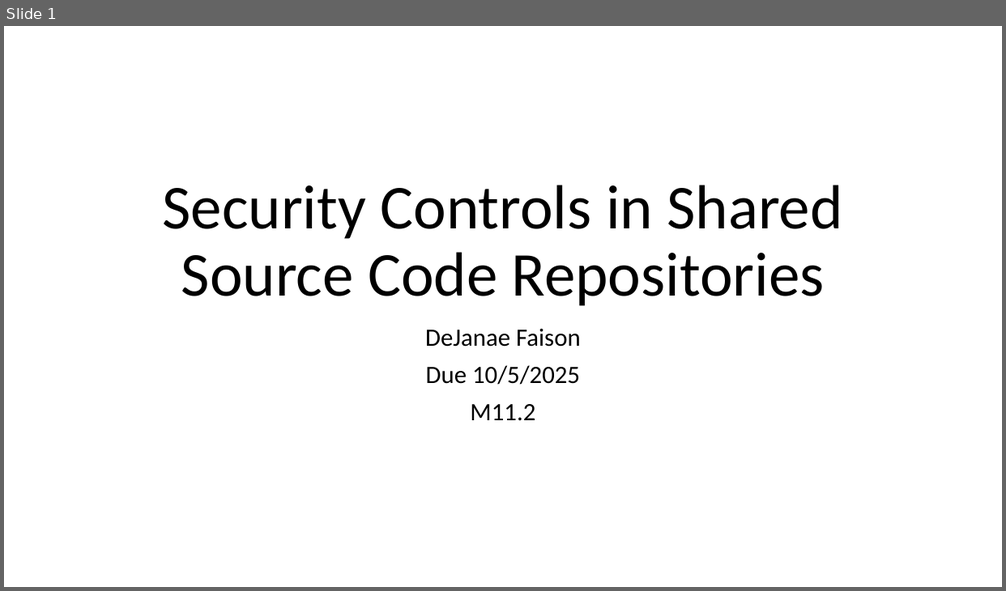
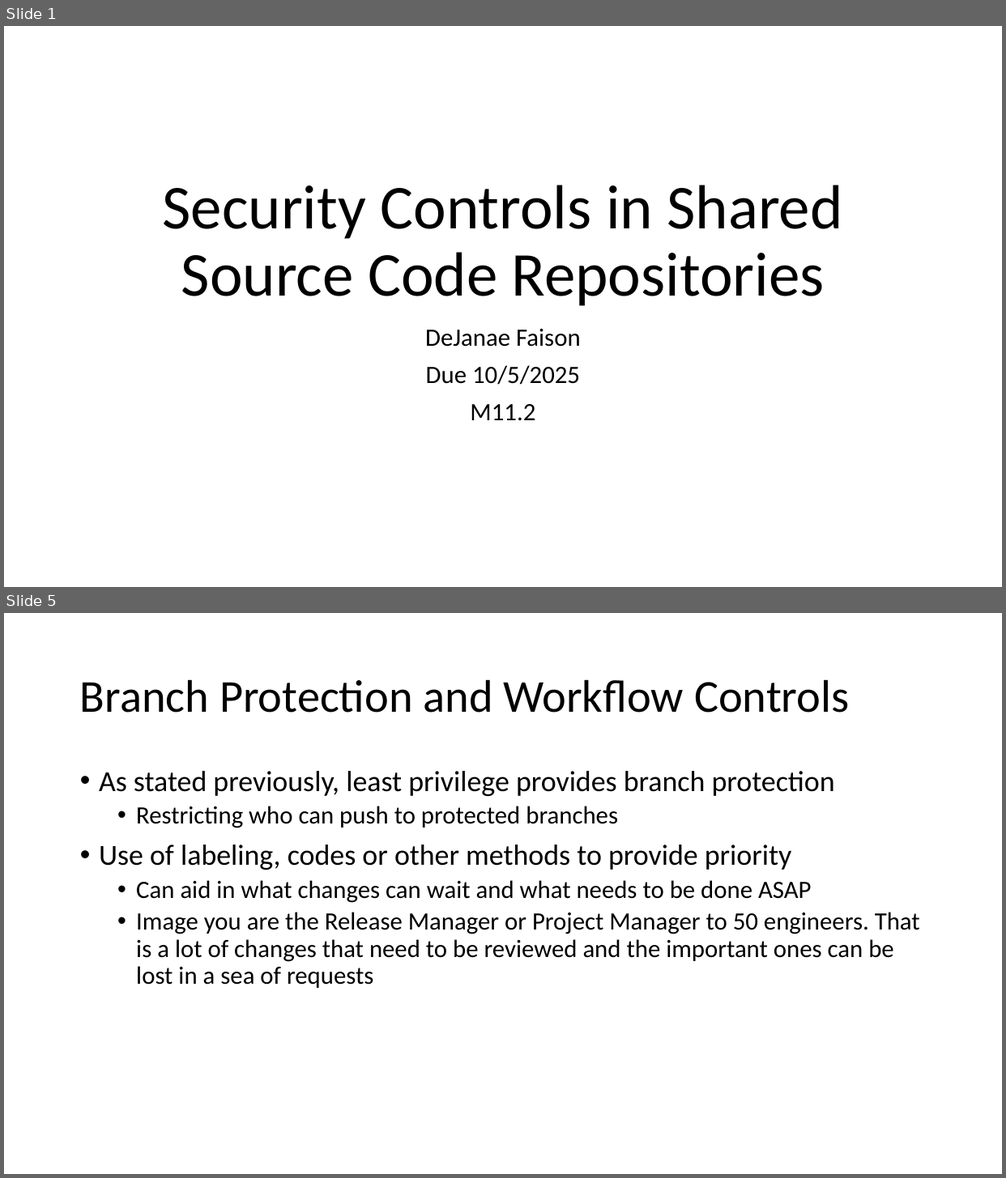
Before and after one commit to D-Faison/csd-380, a slide deck: module-11/Faison_11_SecuirtyControls.pptx. Shown one above the other, each under a label of ours: slide 1 before the commit, slides 1 and 5 after it; the slides between them are not shown. The pictures are 1006x591 and 1006x1178 pixels, drawn with LibreOffice and Linux fonts; fonts in the diff are those of the drawing. Boxes give left, top, right and bottom in pixels: in the first picture for what was removed or moved away, otherwise in the second. Text is boxed around its words. In the diff, an @@ line names an element or a change of style, - is before the commit and + after.

```diff
--- a/module-11/Faison_11_SecuirtyControls.pptx
+++ b/module-11/Faison_11_SecuirtyControls.pptx
@@ slide 5 added at box(4, 613, 1002, 1174), background #FFFFFF @@
@@ title added at box(80, 679, 849, 713), 44 pt, text #000000 @@
+Branch Protection and Workflow Controls
@@ text added at box(99, 771, 920, 988), 24 pt, text #000000 @@
+• As stated previously, least privilege provides branch protection
+  • Restricting who can push to protected branches
+• Use of labeling, codes or other methods to provide priority
+  • Can aid in what changes can wait and what needs to be done ASAP
+  • Image you are the Release Manager or Project Manager to 50 engineers. That is a lot of changes that need to be reviewed and the important ones can be lost in a sea of requests
```
Also in this commit, not shown: 2 slides changed, 5 other slides added, 1 slide removed.
